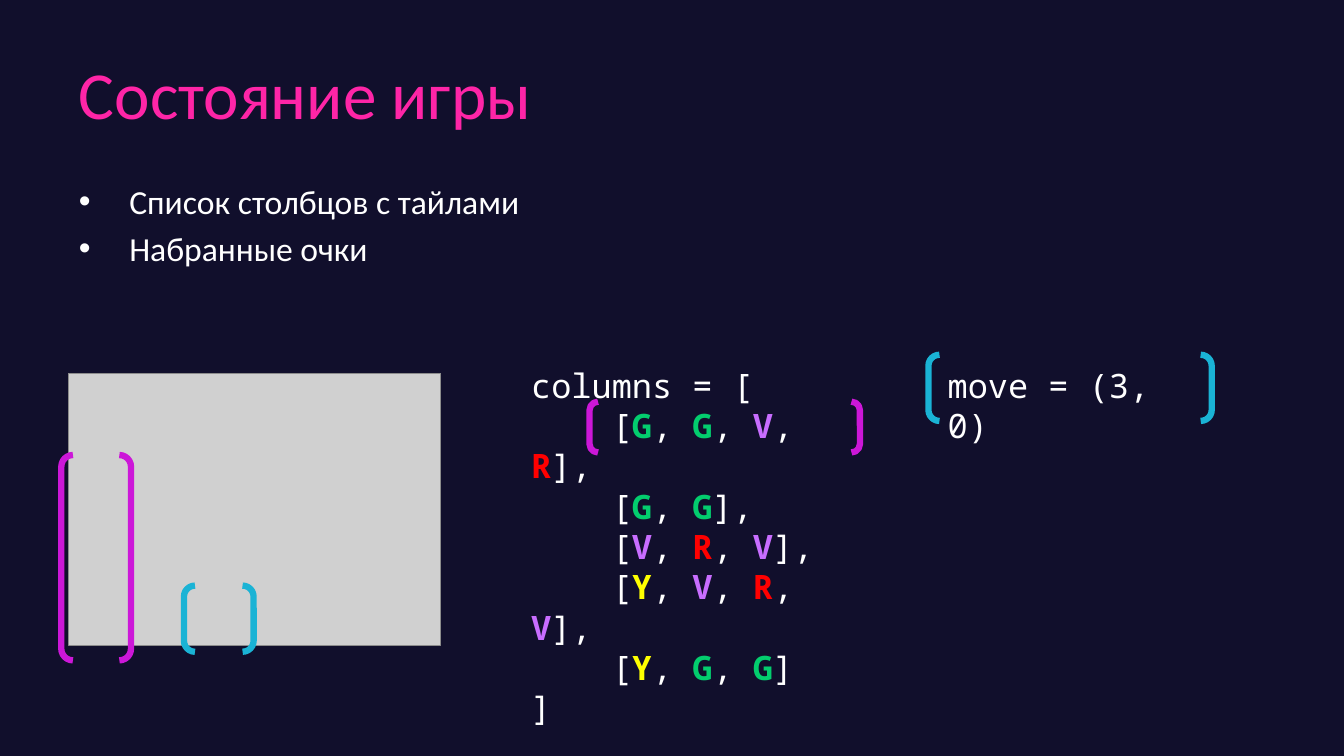
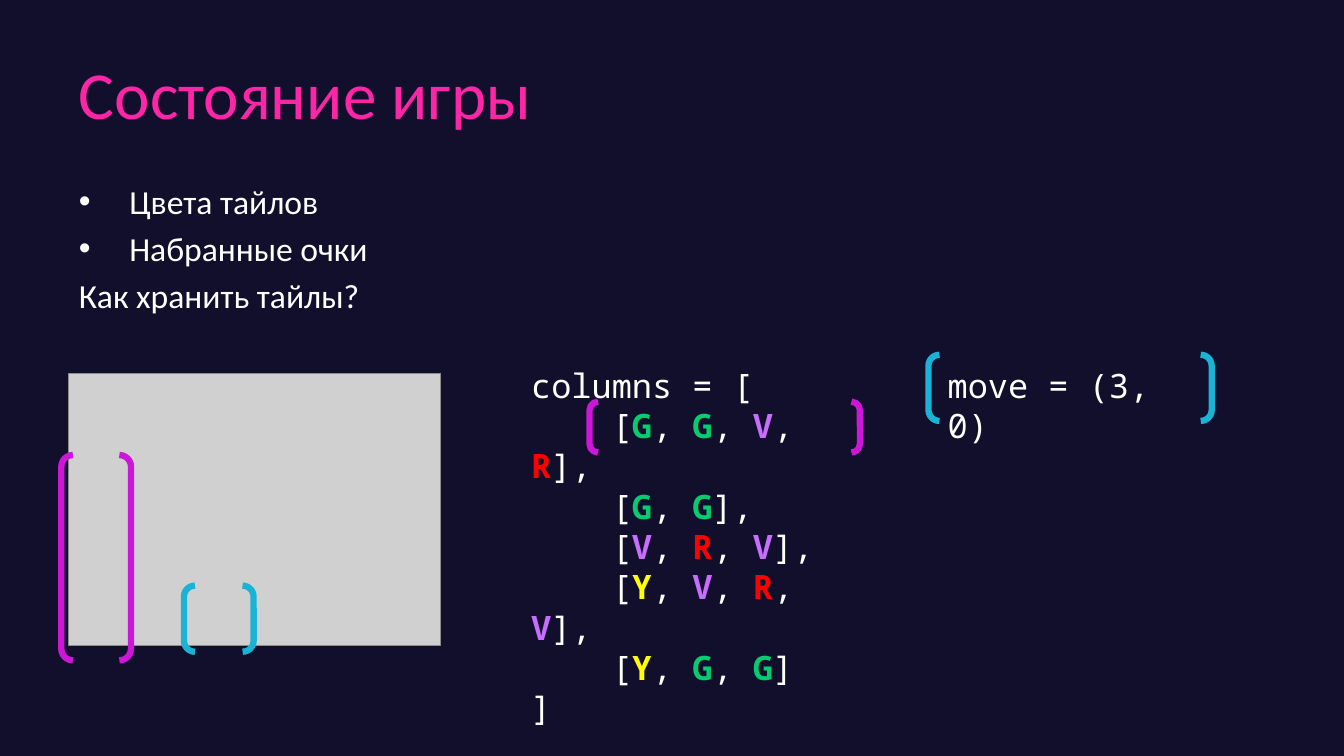
Before and after one commit to game-ai-course/game-ai-school, a slide deck: slide 6 of slides/online_4dx1.5h/day2-greedy.pptx. Drawn at 1344x756 pixels with LibreOffice and Linux fonts; fonts in the diff are those of the drawing; grey boxes stand for pictures. Boxes give left, top, right and bottom in pixels: in the first picture for what was removed or moved away, otherwise in the second. Text is boxed around its words. In the diff, an @@ line names an element or a change of style, - is before the commit and + after.

```diff
--- a/slides/online_4dx1.5h/day2-greedy.pptx
+++ b/slides/online_4dx1.5h/day2-greedy.pptx
@@ text at [129,191,318,220]: text changed @@
-• Список столбцов с тайлами
+• Цвета тайлов
@@ text at [79,285,359,314]: paragraph added @@
+Как хранить тайлы?
```
Also in this commit, not shown: 8 other slides changed, 5 slides added, 1 slide removed, 1 other file.
